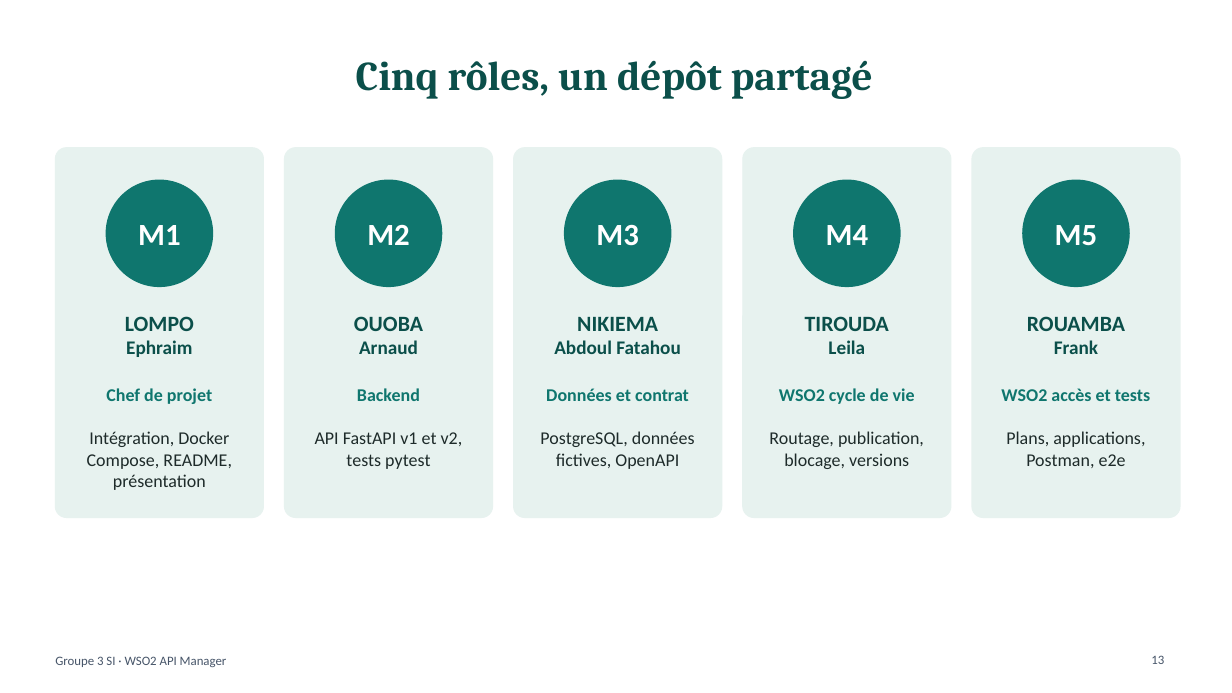
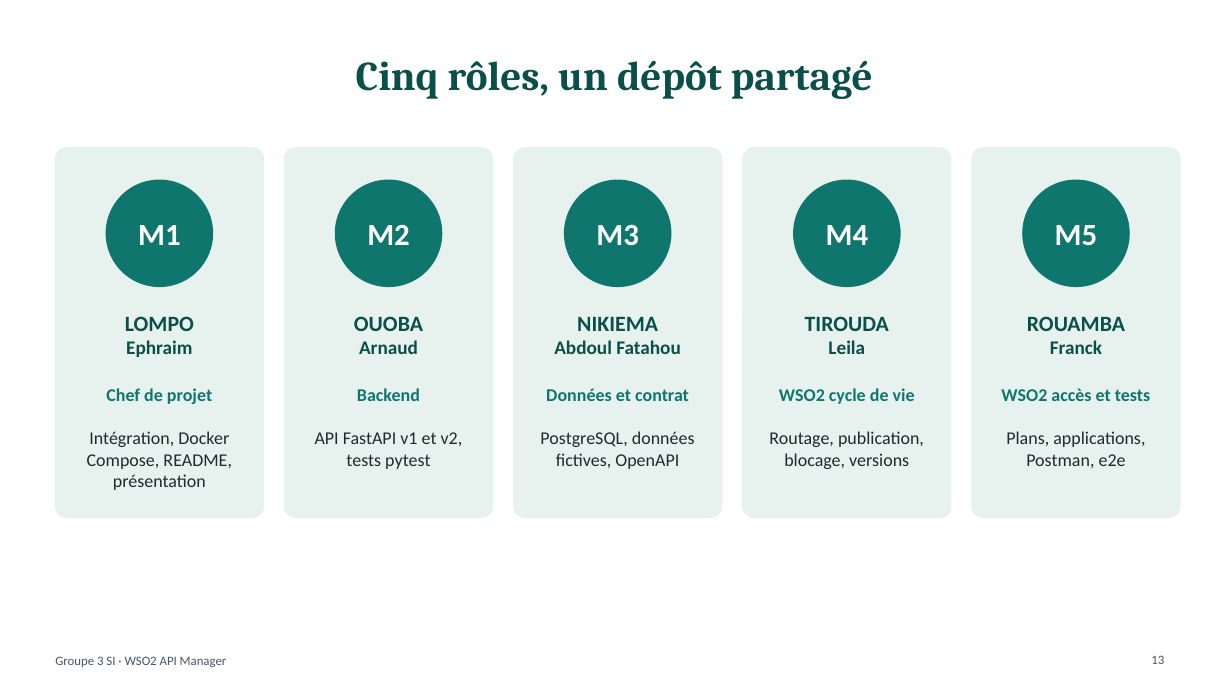
Before and after one commit to leilatirouda/projet-dev-composant_Groupe3, a slide deck: slide 13 of presentation/groupe3-si-wso2.pptx. Drawn at 1232x693 pixels with LibreOffice and Linux fonts; fonts in the diff are those of the drawing. Boxes give left, top, right and bottom in pixels: in the first picture for what was removed or moved away, otherwise in the second. Text is boxed around its words. In the diff, an @@ line names an element or a change of style, - is before the commit and + after.

```diff
--- a/presentation/groupe3-si-wso2.pptx
+++ b/presentation/groupe3-si-wso2.pptx
@@ text at bbox=[1050, 340, 1102, 354]: text changed @@
-Frank
+Franck
```
Also in this commit, not shown: 3 other slides changed, 1 other file.
